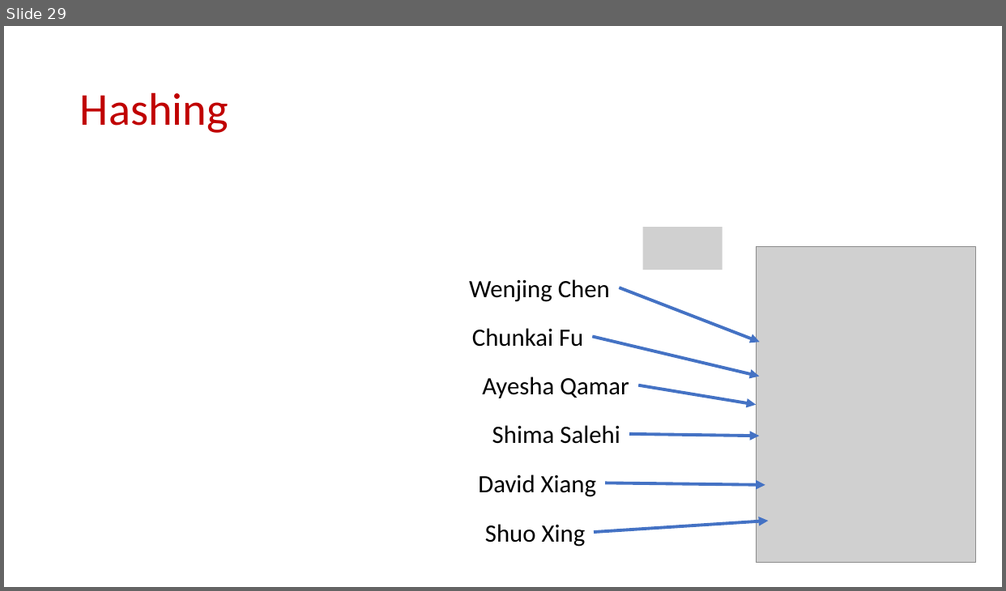
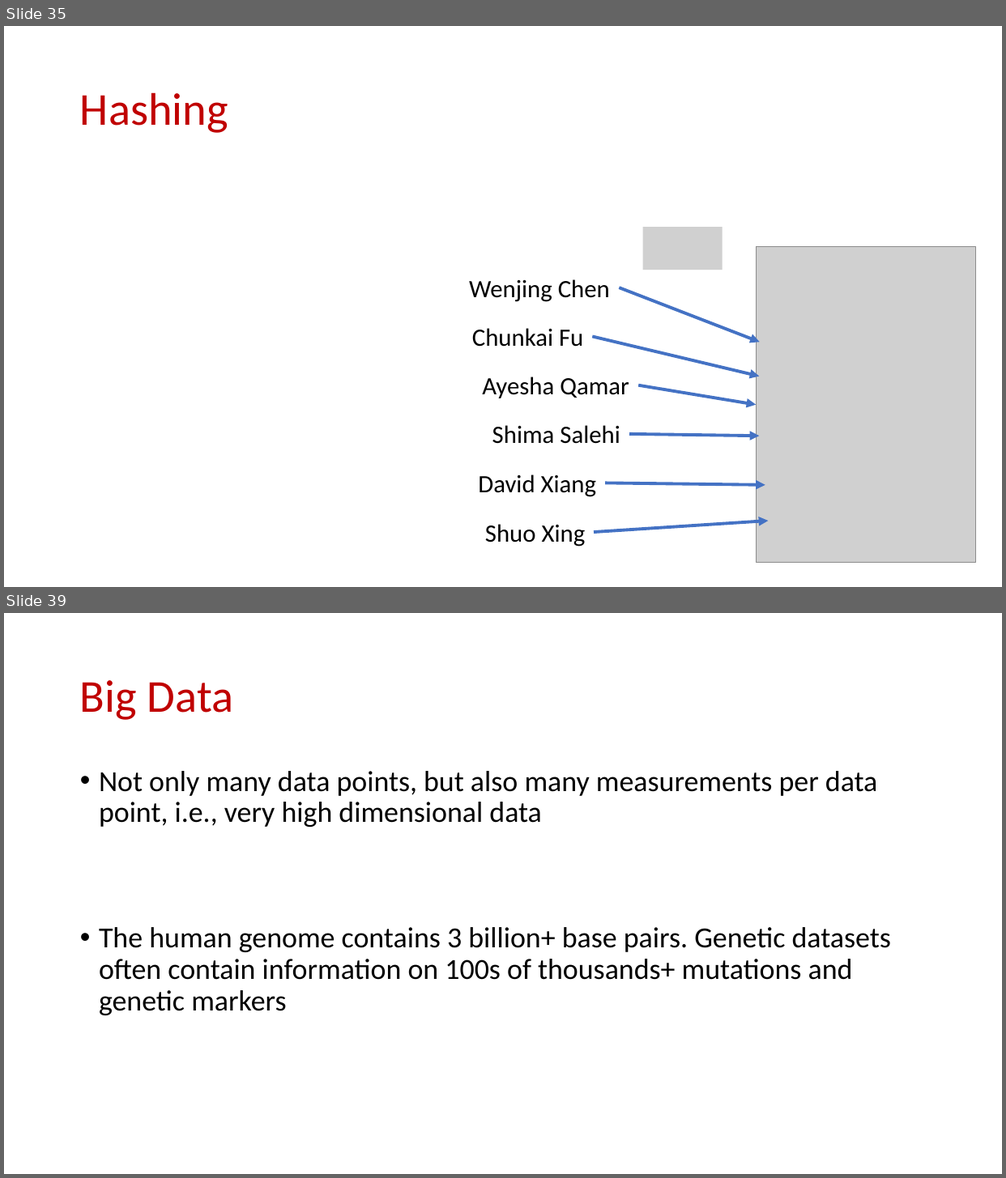
Before and after one commit to samsonzhou/samsonzhou.github.io, a slide deck: CSCE689-23/L5.pptx. Shown one above the other, each under a label of ours: slide 29 before the commit, slides 35 and 39 after it; the slides between them are not shown. The pictures are 1006x591 and 1006x1178 pixels, drawn with LibreOffice and Linux fonts; fonts in the diff are those of the drawing; grey boxes stand for pictures. Boxes give left, top, right and bottom in pixels: in the first picture for what was removed or moved away, otherwise in the second. Text is boxed around its words. In the diff, an @@ line names an element or a change of style, - is before the commit and + after.

```diff
--- a/CSCE689-23/L5.pptx
+++ b/CSCE689-23/L5.pptx
@@ slide 39 added at [4, 613, 1002, 1174], background #FFFFFF @@
@@ title added at [80, 680, 234, 720], 44 pt, text #C00000 @@
+Big Data
@@ text added at [99, 771, 891, 1016], 28 pt, text #000000 @@
+• Not only many data points, but also many measurements per data point, i.e., very high dimensional data
+• The human genome contains 3 billion+ base pairs. Genetic datasets often contain information on 100s of thousands+ mutations and genetic markers
@@ what was slide 29 is now slide 35 @@
```
Also in this commit, not shown: 9 other slides added, 1 other file.
